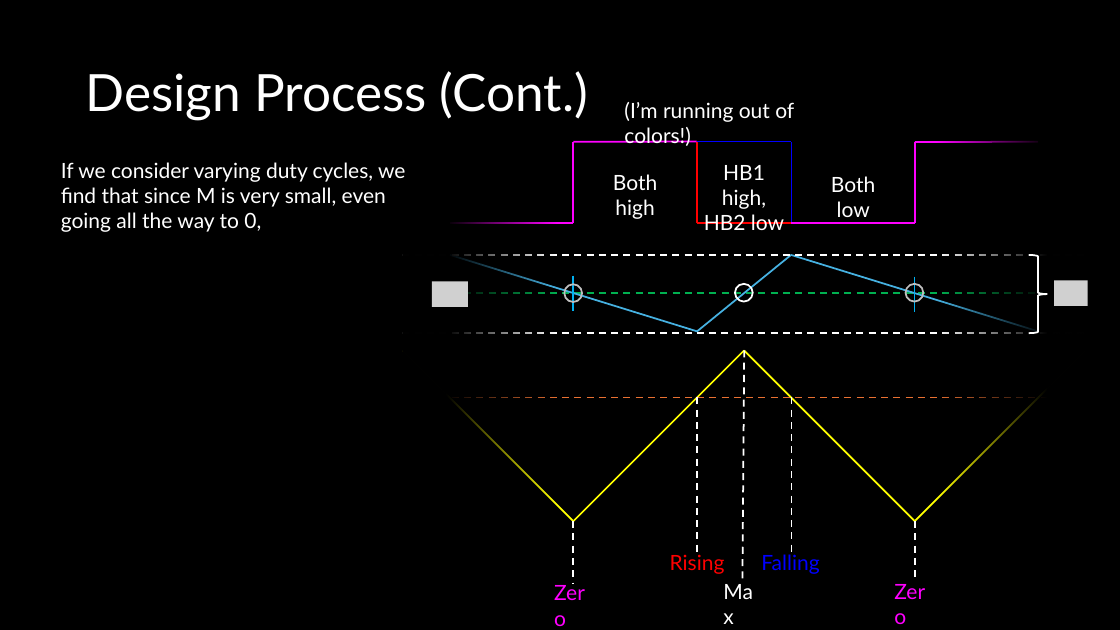
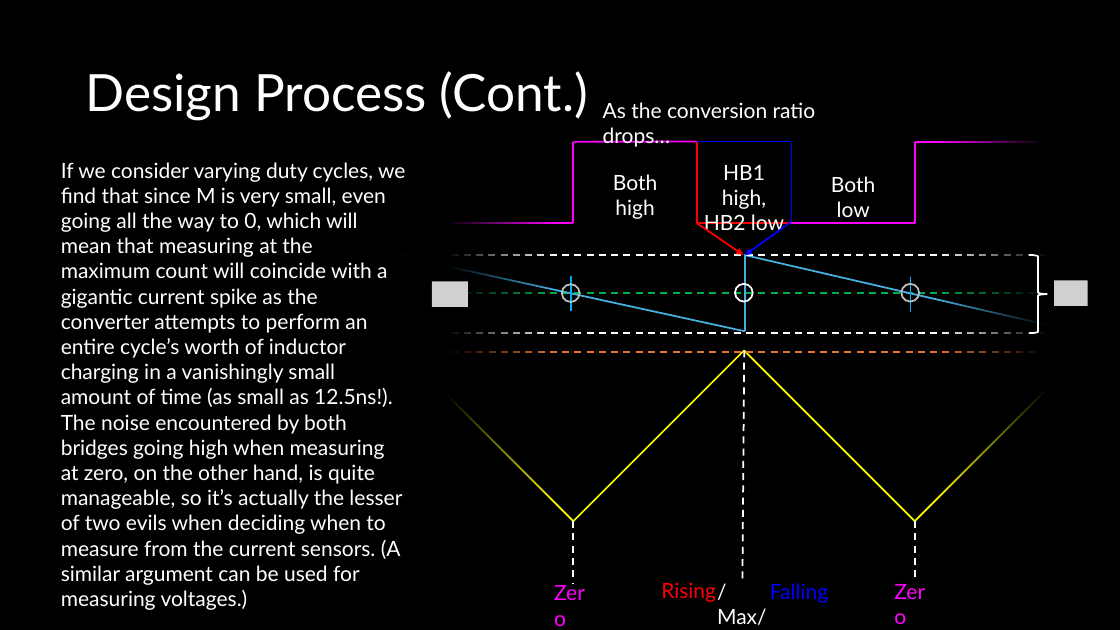
Before and after one commit to ut-ras/rm_electrical-supercap_v2, a slide deck: slide 37 of UT Robomasters – Supercap Power Stage Modeling.pptx. Drawn at 1120x630 pixels with LibreOffice and Linux fonts; fonts in the diff are those of the drawing; grey boxes stand for pictures. Boxes give left, top, right and bottom in pixels: in the first picture for what was removed or moved away, otherwise in the second. Text is boxed around its words. In the diff, an @@ line names an element or a change of style, - is before the commit and + after.

```diff
--- a/UT Robomasters – Supercap Power Stage Modeling.pptx
+++ b/UT Robomasters – Supercap Power Stage Modeling.pptx
@@ text at [603, 102, 816, 147]: text changed @@
-(I’m running out of colors!)
+As the conversion ratio drops…
@@ text at [61, 162, 405, 610]: text changed @@
-If we consider varying duty cycles, we find that since M is very small, even going all the way to 0,
+If we consider varying duty cycles, we find that since M is very small, even going all the way to 0, which will mean that measuring at the maximum count will coincide with a gigantic current spike as the converter attempts to perform an entire cycle’s worth of inductor charging in a vanishingly small amount of time (as small as 12.5ns!). The noise encountered by both bridges going high when measuring at zero, on the other hand, is quite manageable, so it’s actually the lesser of two evils when deciding when to measure from the current sensors. (A similar argument can be used for measuring voltages.)
@@ arrow added from (697, 223) to (744, 255), #FF0000 1.5 pt @@
@@ arrow added from (791, 222) to (745, 255), #0000FF 1.5 pt @@
@@ line moved from (697, 331) - (450, 255) to (745, 331) - (404, 257) @@
@@ line moved from (1038, 331) - (791, 255) to (1091, 335) - (744, 255) @@
@@ line moved from (697, 332) - (791, 255) to (745, 331) - (745, 255) @@
@@ ellipse: place and size @@
-ellipse at [906, 284, 923, 302]
+ellipse at [902, 284, 919, 302]
@@ line moved from (915, 276) - (915, 312) to (911, 276) - (911, 312) @@
@@ line moved from (402, 397) - (1086, 397) to (402, 352) - (1086, 352) @@
@@ line removed from (697, 397) to (697, 554) @@
@@ line removed from (791, 397) to (791, 554) @@
@@ text "Rising": place and size @@
-text "Rising" at [670, 554, 725, 574]
+text "Rising" at [661, 582, 716, 602]
@@ text "Falling": place and size @@
-text "Falling" at [761, 554, 819, 574]
+text "Falling" at [770, 583, 828, 603]
@@ text at [717, 608, 767, 625]: text changed @@
-Max
+/Max/
```
Also in this commit, not shown: 4 slides added, 1 other file.
